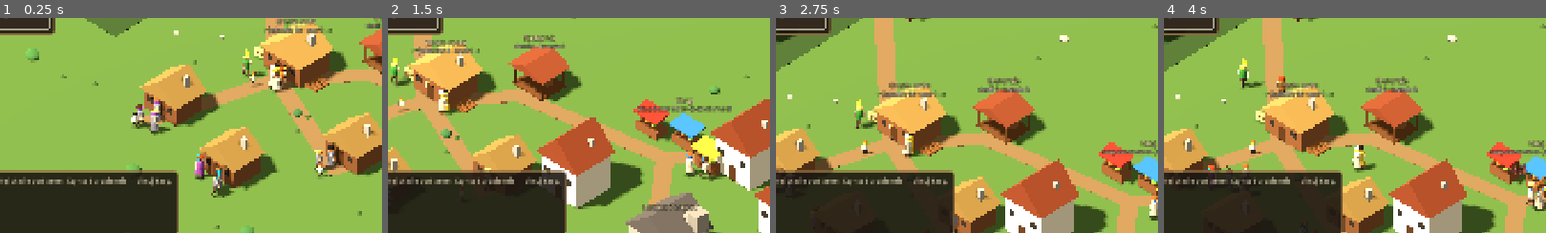
Above: before the commit, frames 1-4 (left to right).
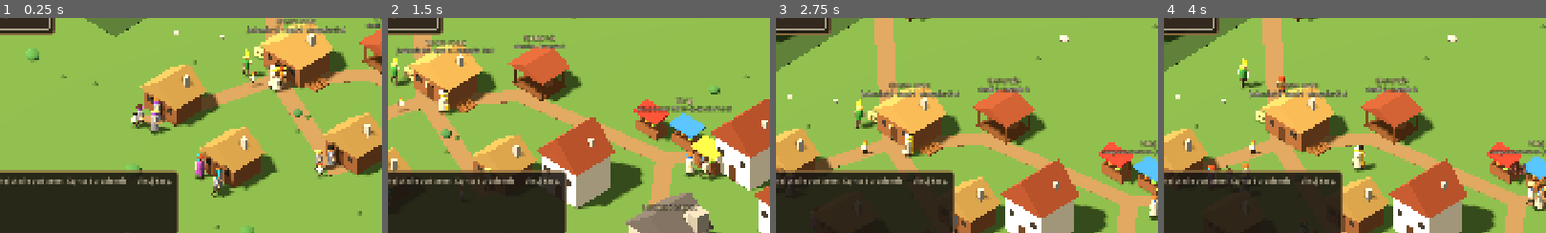
Above: after the commit, the same moments.

Repository: dwdzdc/dynastia
Game: Godot game, scene res://game/main.tscn
The game is run twice, just before and just after one commit, with the same random seed, the same clock (stepped at 60 frames per second) and the same inputs.
Inputs (mouse positions are % of the whole screen's width and height, from its top left):
- Up to frame 1 (0.25 s): no input
- Up to frame 2 (1.5 s): tap Enter at 0.5 s; move the mouse to (72, 45) at 0.52 s; hold D 0.53-1.25 s; tap 1 at 0.6 s; click (72, 45) at 0.67 s; tap Space at 0.77 s; drag from (30, 55) to (45, 70) at 1.27 s
- Up to frame 3 (2.75 s): click "II" at 2 s
- Up to frame 4 (4 s): click "1x" at 2.75 s; click "2x" at 3.5 s
The pictures show only the part of the screen within x 13-63%, y 49-99%; the shares and areas given below are measured in that part.

The runs differ from the first frame. In frame 1, 0.6% of the frame differs, in the area x 64-91%, y 3-8%; in frame 2, 0.5%; in frame 3, 0.5%; in frame 4, 0.5%.

Commit message:
K1: kasa gospodarstwa w skrzyni w domu (S14), tobolek bez domu, osobne skrzynie pod jednym dachem
Co-Authored-By: Claude Opus 5.5 <noreply@anthropic.com>

Diff:
--- a/sim/building.gd
+++ b/sim/building.gd
@@ -16,6 +16,9 @@
 var owner_kind: String = "none"
 var owner_id: int = -1
 var rent_per_day: float = 0.0
+# Skrzynie (S14): id gospodarstwa -> pieniądze w jego skrzyni. Kilka gospodarstw może
+# mieszkać pod jednym dachem (kąt u sąsiadów), każde ma swoją skrzynię.
+var chests: Dictionary = {}
 
 
 func _init(p_id: String, p_name: String, p_type: String, p_pos: Vector2, p_cap: Dictionary) -> void:
@@ -48,6 +51,13 @@
 	return n
 
 
+func coins() -> float:
+	var s := 0.0
+	for hid in chests:
+		s += float(chests[hid])
+	return s
+
+
 # Drzwi: punkt przed budynkiem, do którego chodzą ludzie (budynek stoi na środku).
 func door() -> Vector2:
 	return position + Vector2(0.0, 2.6)
--- a/sim/household.gd
+++ b/sim/household.gd
@@ -1,6 +1,8 @@
 # SimHousehold — gospodarstwo domowe (S6): kto mieszka razem i ma wspólną kasę.
 # Gotówka, dług, cele zapasów i reputacja rzemieślnicza. Ceny i targ: SimMarket.
 # Spiżarnia i opał leżą w zapasie budynku domu (`home_id`). Ród ma 0..n gospodarstw.
+# Pieniądze (S14) leżą w skrzyni w domu (`chest`); `cash` to tylko podgląd skrzyni.
+# Bez dachu nad głową gospodarstwo nosi je w tobołku.
 class_name SimHousehold
 extends RefCounted
 
@@ -9,7 +11,16 @@
 var home_id: String
 var members: Array = []              # id osób
 
-var cash: float
+var chest: SimBuilding = null        # budynek ze skrzynią gospodarstwa (dom)
+var _bundle := 0.0                   # pieniądze bez domu: tobołek
+var cash: float:
+	get:
+		return float(chest.chests.get(id, 0.0)) if chest != null else _bundle
+	set(v):
+		if chest != null:
+			chest.chests[id] = v
+		else:
+			_bundle = v
 var debt: float = 0.0
 var debt_interest: float             # na dobę
 var debt_limit: float
@@ -36,6 +47,15 @@
 	target_food = int(eco["default_target_food"])
 	target_firewood = int(eco["default_target_firewood"])
 	_rep_decay = float(eco["reputation_decay_day"])
+
+
+# Przeprowadzka: skrzynia jedzie z gospodarstwem (null = tobołek, bez domu).
+func set_chest(b: SimBuilding) -> void:
+	var c := cash
+	if chest != null:
+		chest.chests.erase(id)
+	chest = b
+	cash = c
 
 
 func can_afford(amount: float) -> bool:
--- a/sim/world.gd
+++ b/sim/world.gd
@@ -67,6 +67,7 @@
 			Vector2(float(b["x"]), float(b["y"])), cap)
 		nb.rent_per_day = float(balance["economy"]["rent_per_day"].get(t, 0.0))
 		buildings[b["id"]] = nb
+	household.set_chest(home())
 	var eco: Dictionary = balance["economy"]
 	home().add("food", int(eco["start_food"]))
 	home().add("log", int(eco["start_firewood"]))
@@ -146,6 +147,7 @@
 	var h := SimHousehold.new(_next_household, home_id, balance["economy"], cash)
 	_next_household += 1
 	households[h.id] = h
+	h.set_chest(buildings.get(home_id))
 	return h
 
 
@@ -832,6 +834,7 @@
 
 func move_household(h: SimHousehold, b: SimBuilding) -> void:
 	h.home_id = b.id if b != null else ""
+	h.set_chest(b)
 	h.evict_days = 0
 	for pid in h.members:
 		var a := agent_by_id(family.persons[pid].agent_id)
--- a/tests/run_tests.gd
+++ b/tests/run_tests.gd
@@ -72,6 +72,7 @@
 	_test_bonds_across_lineages()
 	_test_marriage_with_existing_people()
 	_test_merchant_is_a_person()
+	_test_money_in_chest()
 	_test_buyers_pay_from_own_money()
 	_test_traveling_traders()
 	_test_estate_pays_wages()
@@ -986,6 +987,27 @@
 	for p in w.family.persons.values():
 		s += p.purse
 	return s
+
+
+# K1 (S14): kasa gospodarstwa leży w skrzyni w domu; przeprowadzka zabiera skrzynię,
+# eksmisja zostawia tobołek; dwa gospodarstwa pod jednym dachem mają osobne skrzynie.
+func _test_money_in_chest() -> void:
+	var w = _new_world()
+	var h = w.household
+	var home = w.home()
+	var m0: float = _money(w)
+	check("household cash lies in the home chest", h.chest == home and is_equal_approx(float(home.chests[h.id]), h.cash))
+	h.cash -= 10.0
+	check("spending from household empties the chest", is_equal_approx(float(home.chests[h.id]), h.cash))
+	var cash: float = h.cash
+	w.evict(h)
+	check("evicted household carries money in a bundle", h.chest == null and is_equal_approx(h.cash, cash) and not home.chests.has(h.id))
+	var free = w.free_house()
+	w.move_household(h, free)
+	check("moving in puts the chest in the new house", h.chest == free and is_equal_approx(float(free.chests[h.id]), cash))
+	var other = w.new_household(free.id, 5.0)
+	check("two households under one roof keep separate chests", is_equal_approx(other.cash, 5.0) and is_equal_approx(h.cash, cash))
+	check("money is conserved by moving chests", absf(_money(w) - 5.0 - (m0 - 10.0)) < 0.001)
 
 
 func _test_buyers_pay_from_own_money() -> void:
--- a/ui/hud.gd
+++ b/ui/hud.gd
@@ -917,7 +917,7 @@
 func _stock_text(b: SimBuilding) -> String:
 	match b.type:
 		"home":
-			return "jedzenie %d · opał %d" % [b.amount("food"), b.amount("log")]
+			return "jedzenie %d · opał %d · skrzynia %d zł" % [b.amount("food"), b.amount("log"), int(b.chests.get(world.household.id, 0.0))]
 		"sawmill":
 			return "kłody %d/%d · deski %d/%d" % [b.amount("log"), int(b.capacity["log"]), b.amount("plank"), int(b.capacity["plank"])]
 		"workshop":
Not shown, changed: progress.md
